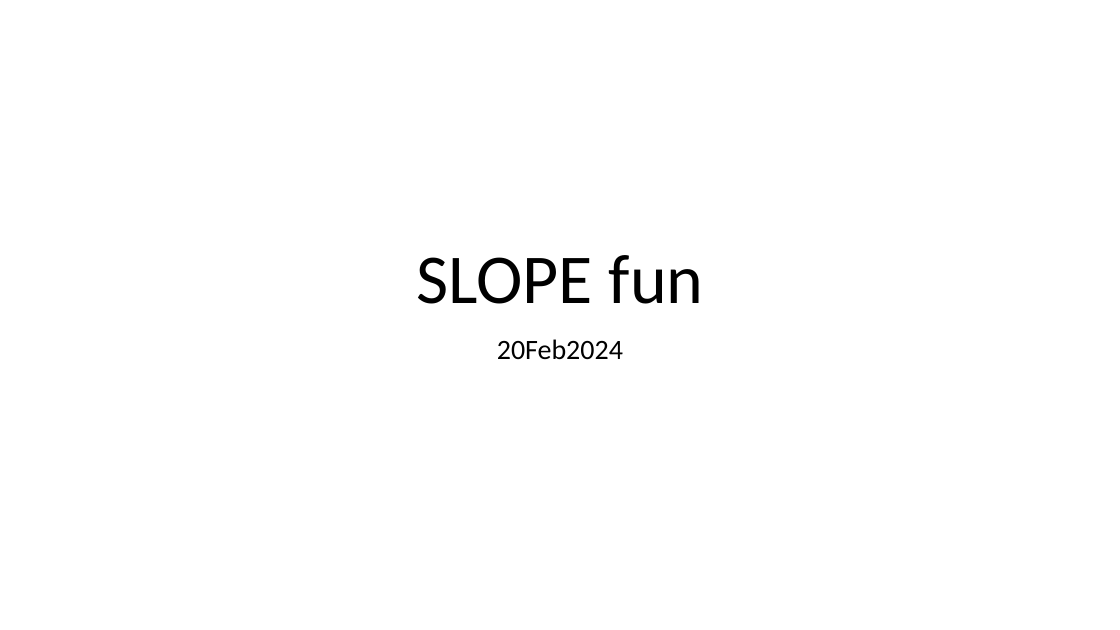
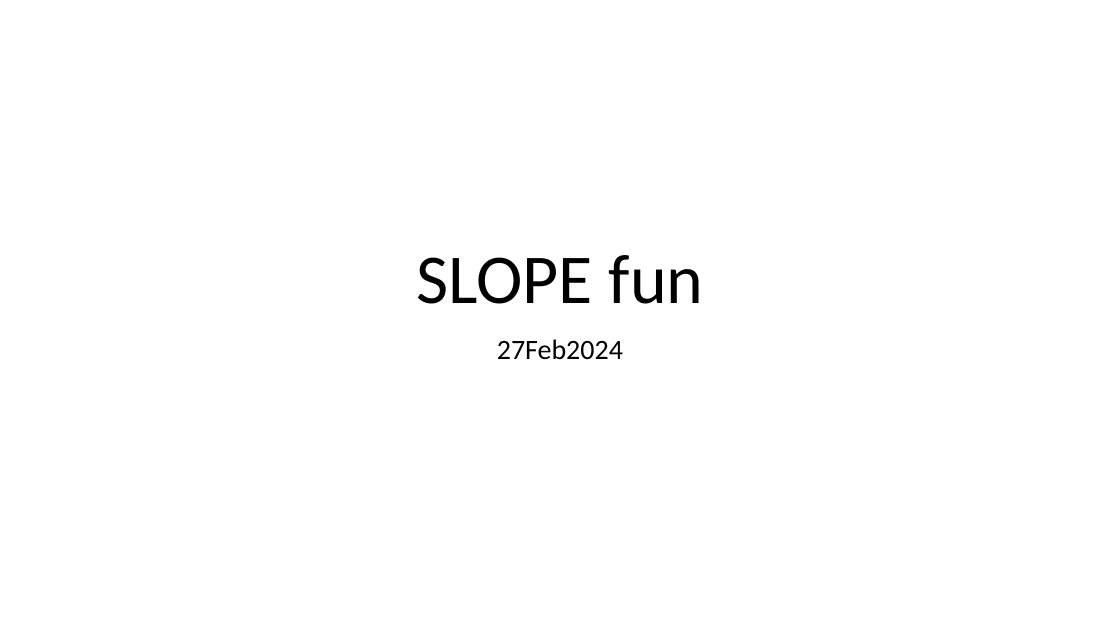
Before and after one commit to pmartR/OmicsMLMentor_ShinyApp, a slide deck: slide 1 of SLOPE_progress.pptx. Drawn at 1120x630 pixels with LibreOffice and Linux fonts; fonts in the diff are those of the drawing. Boxes give left, top, right and bottom in pixels: in the first picture for what was removed or moved away, otherwise in the second. Text is boxed around its words. In the diff, an @@ line names an element or a change of style, - is before the commit and + after.

```diff
--- a/SLOPE_progress.pptx
+++ b/SLOPE_progress.pptx
@@ subtitle at [497,339,623,360]: text changed @@
-20Feb2024
+27Feb2024
```
Also in this commit, not shown: 4 other slides changed, 13 other files.
